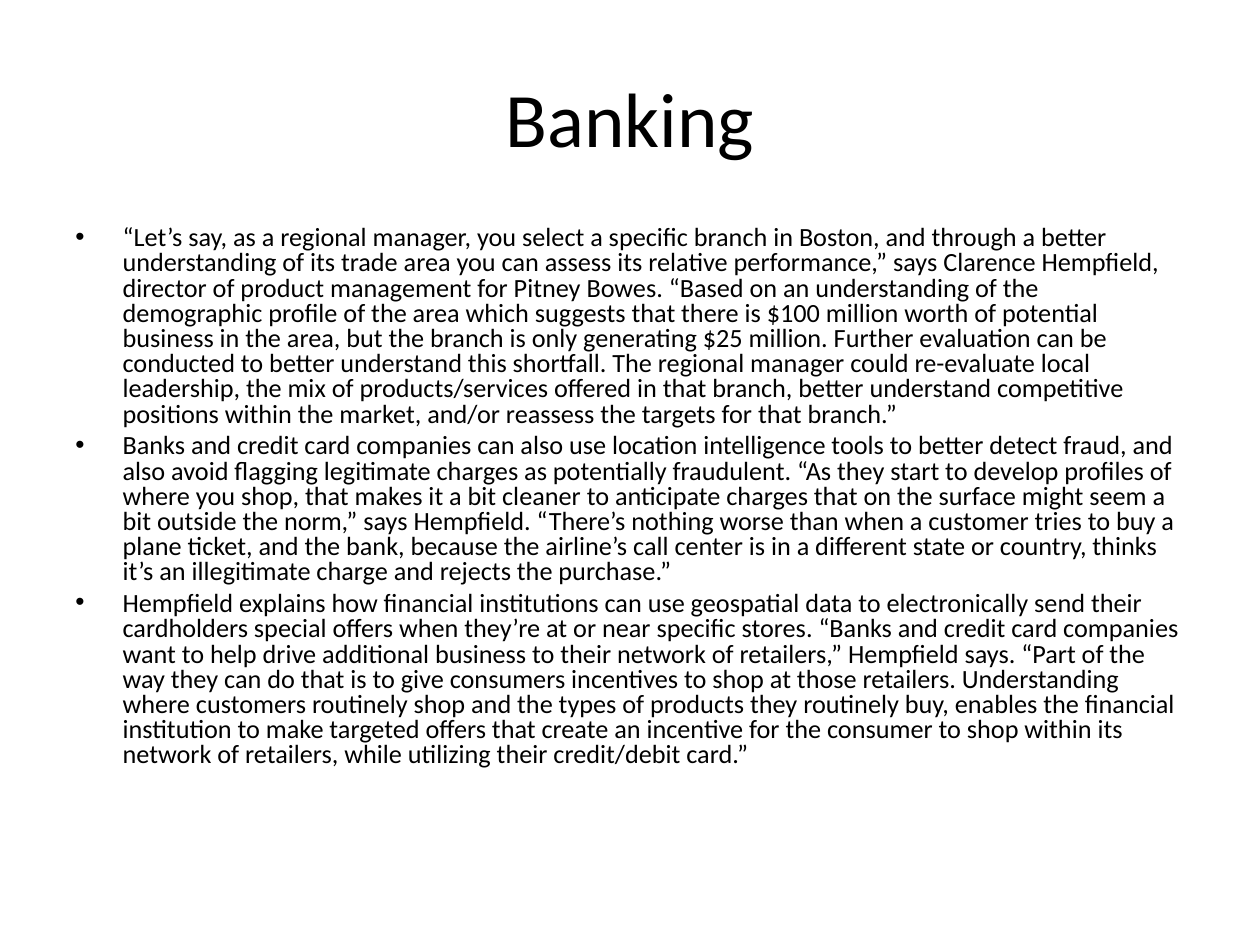
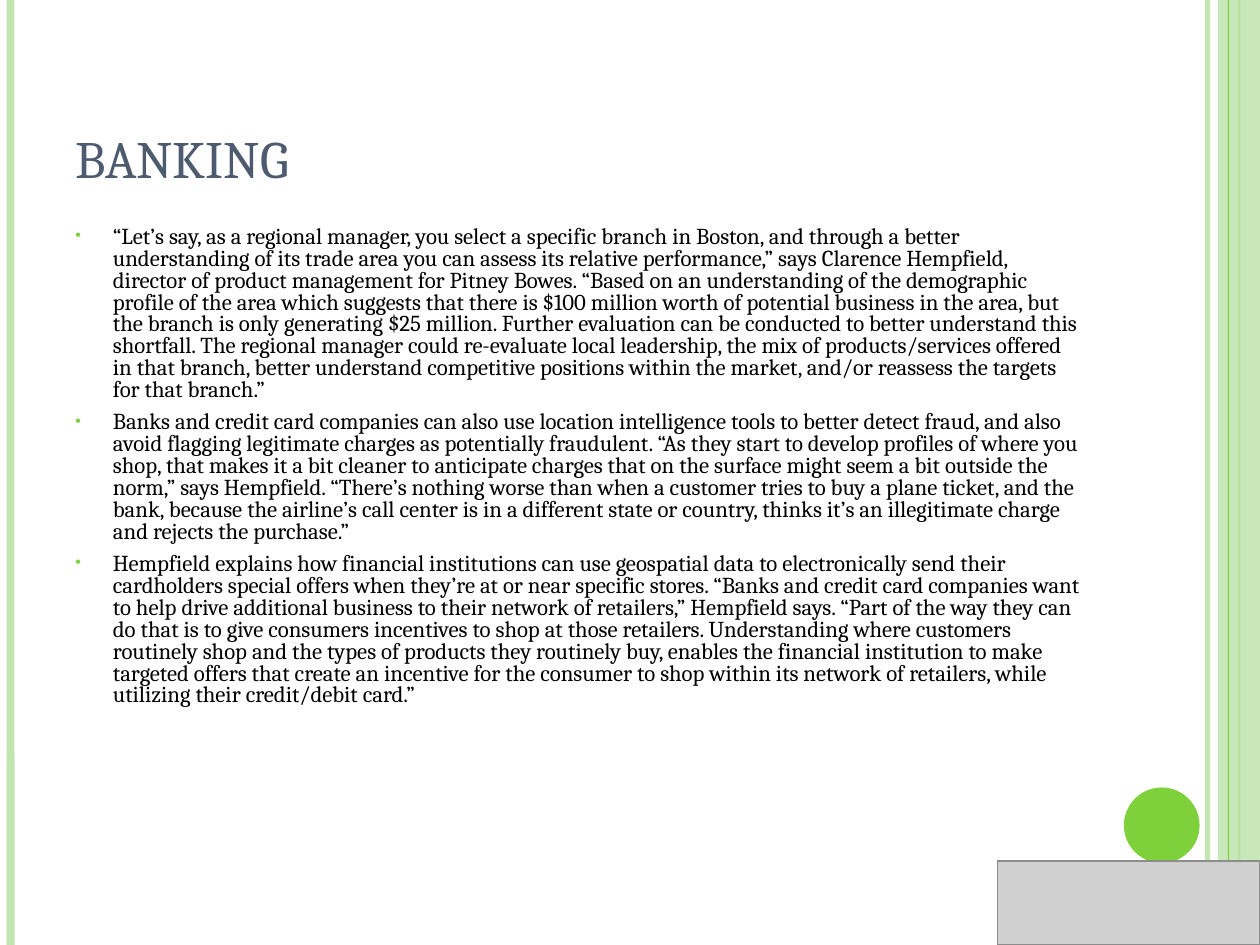
Before and after one commit to NUS-Anonymous/LTA-Data, a slide deck: slide 11 of Business Final Presentation/Presentation1.ppt (slide 9 before the commit). Drawn at 1260x945 pixels with LibreOffice and Linux fonts; fonts in the diff are those of the drawing; grey boxes stand for pictures. Boxes give left, top, right and bottom in pixels: in the first picture for what was removed or moved away, otherwise in the second. Text is boxed around its words. In the diff, an @@ line names an element or a change of style, - is before the commit and + after.

```diff
--- a/Business Final Presentation/Presentation1.ppt
+++ b/Business Final Presentation/Presentation1.ppt
@@ line added from (10, 0) to (10, 945), #C0E5AF 4.51 pt @@
@@ line added from (1207, 0) to (1207, 945), #C0E5AF 3 pt @@
@@ rectangle added at (x1=1218, y1=0, x2=1260, y2=945), fill #C0E5AF at 87% opacity @@
@@ line added from (1228, 0) to (1228, 945), #7FD13B 0.74 pt @@
@@ line added from (1239, 0) to (1239, 945), #7FD13B 1.5 pt @@
@@ title "BANKING" at (x1=75, y1=142, x2=288, y2=179): vertical alignment middle to bottom @@
@@ title at (x1=75, y1=142, x2=288, y2=179): text changed; size 44 to 30 pt; font Calibri to Cambria; text colour #000000 to #4E5B6F @@
-Banking
+BANKING
@@ text "“Let’s say, as a regional ..." at (x1=113, y1=228, x2=1080, y2=707): size 15 to 13 pt, font Calibri to Cambria; indent changed; more space between paragraphs; bullet colour #000000 to #7FD13B @@
@@ ellipse added at (x1=1124, y1=788, x2=1200, y2=863), fill #7FD13B @@
@@ picture added at (x1=998, y1=861, x2=1260, y2=945) @@
```
Also in this commit, not shown: 20 other slides changed, 4 slides added, 2 slides removed, 26 other files.
